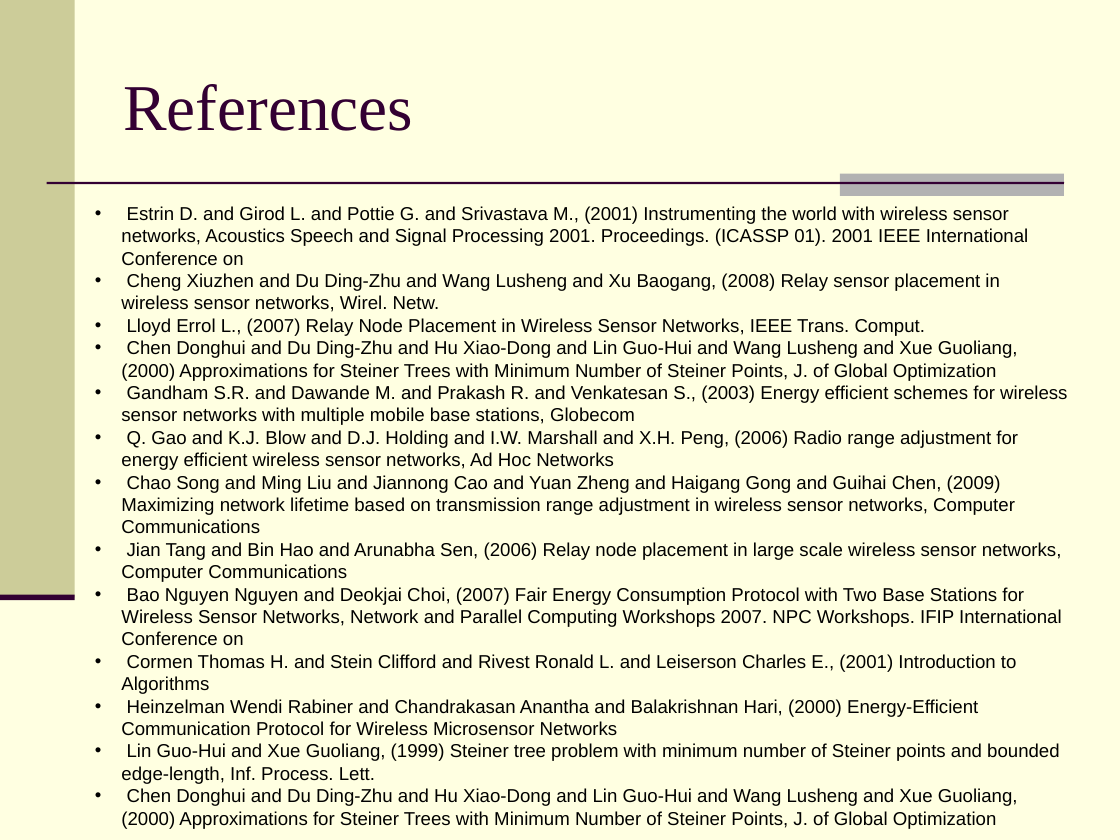
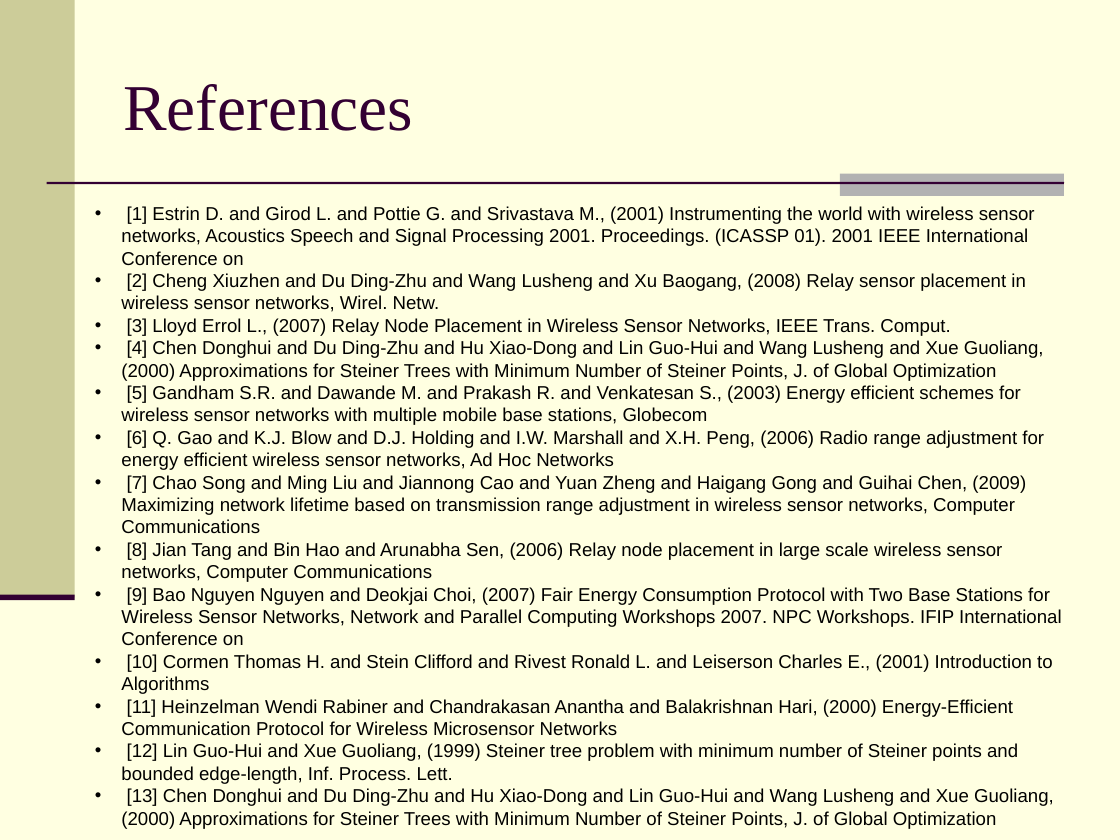
Before and after one commit to feltenberger/cmsc-641-fsmt, a slide deck: slide 21 of Paper/Presentation/Fair, Energy-aware Connectivity in Wireless Sensor Networks.ppt. Drawn at 1120x840 pixels with LibreOffice and Linux fonts; fonts in the diff are those of the drawing. Boxes give left, top, right and bottom in pixels: in the first picture for what was removed or moved away, otherwise in the second. Text is boxed around its words. In the diff, an @@ line names an element or a change of style, - is before the commit and + after.

Commit message:
references edited

```diff
--- a/Paper/Presentation/Fair, Energy-aware Connectivity in Wireless Sensor Networks.ppt
+++ b/Paper/Presentation/Fair, Energy-aware Connectivity in Wireless Sensor Networks.ppt
@@ text at <box>121,206,1062,829</box>: text changed @@
-• Estrin D. and Girod L. and Pottie G. and Srivastava M., (2001) Instrumenting the world with wireless sensor networks, Acoustics Speech and Signal Processing 2001. Proceedings. (ICASSP 01). 2001 IEEE International Conference on
-• Cheng Xiuzhen and Du Ding-Zhu and Wang Lusheng and Xu Baogang, (2008) Relay sensor placement in wireless sensor networks, Wirel. Netw.
-• Lloyd Errol L., (2007) Relay Node Placement in Wireless Sensor Networks, IEEE Trans. Comput.
-• Chen Donghui and Du Ding-Zhu and Hu Xiao-Dong and Lin Guo-Hui and Wang Lusheng and Xue Guoliang, (2000) Approximations for Steiner Trees with Minimum Number of Steiner Points, J. of Global Optimization
-• Gandham S.R. and Dawande M. and Prakash R. and Venkatesan S., (2003) Energy efficient schemes for wireless sensor networks with multiple mobile base stations, Globecom
-• Q. Gao and K.J. Blow and D.J. Holding and I.W. Marshall and X.H. Peng, (2006) Radio range adjustment for energy efficient wireless sensor networks, Ad Hoc Networks
-• Chao Song and Ming Liu and Jiannong Cao and Yuan Zheng and Haigang Gong and Guihai Chen, (2009) Maximizing network lifetime based on transmission range adjustment in wireless sensor networks, Computer Communications
-• Jian Tang and Bin Hao and Arunabha Sen, (2006) Relay node placement in large scale wireless sensor networks, Computer Communications
-• Bao Nguyen Nguyen and Deokjai Choi, (2007) Fair Energy Consumption Protocol with Two Base Stations for Wireless Sensor Networks, Network and Parallel Computing Workshops 2007. NPC Workshops. IFIP International Conference on
-• Cormen Thomas H. and Stein Clifford and Rivest Ronald L. and Leiserson Charles E., (2001) Introduction to Algorithms
-• Heinzelman Wendi Rabiner and Chandrakasan Anantha and Balakrishnan Hari, (2000) Energy-Efficient Communication Protocol for Wireless Microsensor Networks
-• Lin Guo-Hui and Xue Guoliang, (1999) Steiner tree problem with minimum number of Steiner points and bounded edge-length, Inf. Process. Lett.
-• Chen Donghui and Du Ding-Zhu and Hu Xiao-Dong and Lin Guo-Hui and Wang Lusheng and Xue Guoliang, (2000) Approximations for Steiner Trees with Minimum Number of Steiner Points, J. of Global Optimization
+• [1] Estrin D. and Girod L. and Pottie G. and Srivastava M., (2001) Instrumenting the world with wireless sensor networks, Acoustics Speech and Signal Processing 2001. Proceedings. (ICASSP 01). 2001 IEEE International Conference on
+• [2] Cheng Xiuzhen and Du Ding-Zhu and Wang Lusheng and Xu Baogang, (2008) Relay sensor placement in wireless sensor networks, Wirel. Netw.
+• [3] Lloyd Errol L., (2007) Relay Node Placement in Wireless Sensor Networks, IEEE Trans. Comput.
+• [4] Chen Donghui and Du Ding-Zhu and Hu Xiao-Dong and Lin Guo-Hui and Wang Lusheng and Xue Guoliang, (2000) Approximations for Steiner Trees with Minimum Number of Steiner Points, J. of Global Optimization
+• [5] Gandham S.R. and Dawande M. and Prakash R. and Venkatesan S., (2003) Energy efficient schemes for wireless sensor networks with multiple mobile base stations, Globecom
+• [6] Q. Gao and K.J. Blow and D.J. Holding and I.W. Marshall and X.H. Peng, (2006) Radio range adjustment for energy efficient wireless sensor networks, Ad Hoc Networks
+• [7] Chao Song and Ming Liu and Jiannong Cao and Yuan Zheng and Haigang Gong and Guihai Chen, (2009) Maximizing network lifetime based on transmission range adjustment in wireless sensor networks, Computer Communications
+• [8] Jian Tang and Bin Hao and Arunabha Sen, (2006) Relay node placement in large scale wireless sensor networks, Computer Communications
+• [9] Bao Nguyen Nguyen and Deokjai Choi, (2007) Fair Energy Consumption Protocol with Two Base Stations for Wireless Sensor Networks, Network and Parallel Computing Workshops 2007. NPC Workshops. IFIP International Conference on
+• [10] Cormen Thomas H. and Stein Clifford and Rivest Ronald L. and Leiserson Charles E., (2001) Introduction to Algorithms
+• [11] Heinzelman Wendi Rabiner and Chandrakasan Anantha and Balakrishnan Hari, (2000) Energy-Efficient Communication Protocol for Wireless Microsensor Networks
+• [12] Lin Guo-Hui and Xue Guoliang, (1999) Steiner tree problem with minimum number of Steiner points and bounded edge-length, Inf. Process. Lett.
+• [13] Chen Donghui and Du Ding-Zhu and Hu Xiao-Dong and Lin Guo-Hui and Wang Lusheng and Xue Guoliang, (2000) Approximations for Steiner Trees with Minimum Number of Steiner Points, J. of Global Optimization
```
Also in this commit, not shown: 1 other slide changed.
